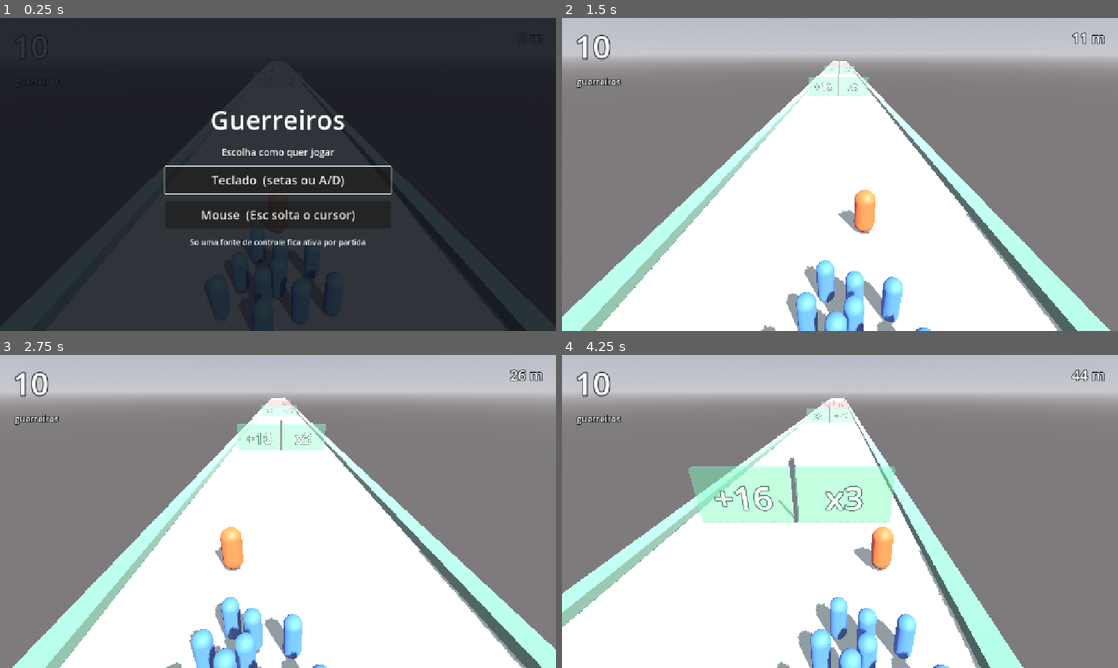
Above: before the commit, frames 1-4 (two rows, left to right).
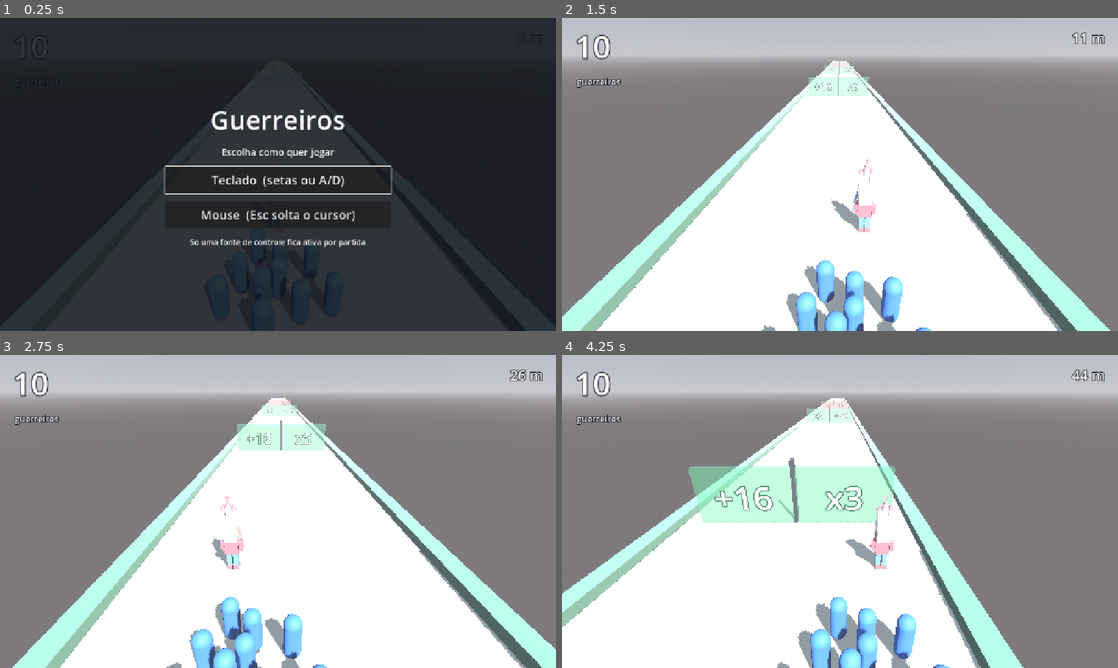
Above: after the commit, the same moments.

Repository: 3runorocha/COMP381-Projeto
Game: Godot game, scene res://scenes/Main.tscn
The game is run twice, just before and just after one commit, with the same random seed, the same clock (stepped at 60 frames per second) and the same inputs.
Inputs (mouse positions are in pixels of both pictures, inside the frame that each line leads up to):
- Up to frame 1 (0.25 s): no input
- Up to frame 2 (1.5 s): click "Teclado (setas ou A/D)" at 0.5 s; tap Enter (ui_accept) at 1.25 s; move the mouse to (962, 158) at 1.27 s; hold Right (mover_direita) from 1.28 s (still down); click (962, 158) at 1.42 s
- Up to frame 3 (2.75 s): tap Enter (ui_accept) at 1.52, 2.27 s; move the mouse to (166, 527) at 2.02 s; release Right (mover_direita) at 2.03 s; hold Left (mover_esquerda) from 2.03 s (still down)
- Up to frame 4 (4.25 s): move the mouse to (895, 442) at 2.77 s; release Left (mover_esquerda) at 2.78 s; hold Right (mover_direita) from 2.78 s (still down); move the mouse to (812, 574) at 3.52 s; click (812, 574) at 3.67 s; tap Enter (ui_accept) at 3.77 s

The runs differ from the first frame. In frame 1, less than 0.1% of the frame differs, in the area x 48-52%, y 56-68%; in frame 2, 0.6%; in frame 3, 0.6%; in frame 4, 0.7%, in the area x 51-60%, y 45-69%.

Commit message:
Fitas com folga e balanco, e o mestre entra no lugar da capsula
As fitas ganham folga entre si e saem do Blender como objetos SEPARADOS,
com o pivo no topo. Numa malha unica nao haveria o que animar, e girar a
partir do meio faria a ponta de cima furar o capacete.

O balanco soma tres coisas, cada uma respondendo a algo diferente: um vai e
vem constante para nunca ficarem congeladas, uma inclinacao para tras que
cresce com a velocidade, e um empurrao lateral contrario ao desvio do
jogador, que e o que liga a animacao ao controle.

O mestre substitui a capsula no Player. A capsula de COLISAO continua a
mesma: o modelo so desce 0.9 para assentar os pes nela.

Um bug pego pelo teste: player_path estava em "../..", mas o script vive no
no Mestre, filho direto do Player. Apontava para o Main, que nao tem
velocidade, e caia no padrao de 12, entao a inclinacao ficava travada em 8
graus mesmo a 192 de velocidade.

Verificado: 6 fitas encontradas, pivo no topo, inclinacao indo de 8 a 30
graus com a velocidade, balanco lateral ativo e fitas fora de fase.

Co-Authored-By: Claude Opus 5 <noreply@anthropic.com>

Diff:
--- a/scenes/jogador/Player.tscn
+++ b/scenes/jogador/Player.tscn
@@ -1,6 +1,8 @@
-[gd_scene load_steps=5 format=3]
+[gd_scene load_steps=6 format=3]
 
 [ext_resource type="Script" path="res://scripts/jogador/player_controller.gd" id="1_ctrl"]
+[ext_resource type="PackedScene" path="res://assets/mestre_blockout.glb" id="2_mestre"]
+[ext_resource type="Script" path="res://scripts/jogador/fitas_balanco.gd" id="3_fitas"]
 
 [sub_resource type="CapsuleShape3D" id="Shape_lider"]
 radius = 0.4
@@ -22,6 +24,6 @@
 [node name="Colisao" type="CollisionShape3D" parent="."]
 shape = SubResource("Shape_lider")
 
-[node name="Malha" type="MeshInstance3D" parent="."]
-mesh = SubResource("Mesh_lider")
-material_override = SubResource("Mat_lider")
+[node name="Mestre" parent="." instance=ExtResource("2_mestre")]
+transform = Transform3D(1, 0, 0, 0, 1, 0, 0, 0, 1, 0, -0.9, 0)
+script = ExtResource("3_fitas")
--- /dev/null
+++ b/scripts/jogador/fitas_balanco.gd
@@ -0,0 +1,63 @@
+extends Node3D
+## Balanco das fitas do capacete.
+##
+## As fitas sao nos separados no modelo, com o pivo no topo, onde encostam no
+## capacete. Girar a partir do topo e o que faz a ponta de cima ficar presa e
+## so a de baixo se mexer, como fita de verdade.
+##
+## O movimento tem tres partes somadas, e cada uma responde a uma coisa
+## diferente:
+##   1. um vai e vem constante, para elas nunca ficarem congeladas;
+##   2. uma inclinacao para tras que cresce com a velocidade, porque a corrida
+##      nao tem teto e a 200 por hora fita nao fica na vertical;
+##   3. um empurrao lateral contrario ao desvio do jogador, que e o que liga a
+##      animacao ao que ele acabou de fazer no controle.
+
+@export var player_path: NodePath = ^".."
+## Amplitude do vai e vem parado, em graus.
+@export var balanco_graus: float = 6.0
+## Quantas oscilacoes por segundo.
+@export var frequencia: float = 3.2
+## Quanto as fitas deitam para tras na velocidade de referencia.
+@export var inclinacao_graus: float = 30.0
+## Velocidade em que a inclinacao chega ao maximo.
+@export var velocidade_referencia: float = 45.0
+## Quanto elas jogam para o lado quando o jogador desvia.
+@export var reacao_lateral_graus: float = 18.0
+
+var _fitas: Array[Node3D] = []
+var _player: Node = null
+var _t: float = 0.0
+
+
+func _ready() -> void:
+    _player = get_node_or_null(player_path)
+    _coletar(self)
+    if _fitas.is_empty():
+        push_warning("fitas_balanco: nenhuma fita encontrada sob %s." % name)
+
+
+func _process(delta: float) -> void:
+    _t += delta
+
+    var velocidade := Comum.velocidade(_player)
+    var deitar := -deg_to_rad(inclinacao_graus) * clampf(velocidade / velocidade_referencia, 0.0, 1.0)
+
+    var lateral := 0.0
+    if _player != null and "velocity" in _player:
+        lateral = -deg_to_rad(reacao_lateral_graus) * clampf(_player.velocity.x / 10.0, -1.0, 1.0)
+
+    for i in _fitas.size():
+        # Fase diferente por fita: em fase, as seis viram uma placa so.
+        var fase := float(i) * 0.7
+        var vaivem := deg_to_rad(balanco_graus) * sin(_t * frequencia + fase)
+        _fitas[i].rotation = Vector3(deitar, 0.0, vaivem + lateral)
+
+
+## Procura recursivamente, porque a hierarquia de um glTF importado depende de
+## como o exportador agrupou os objetos, e isso muda sem aviso.
+func _coletar(no: Node) -> void:
+    for filho in no.get_children():
+        if filho is Node3D and filho.name.begins_with("fita"):
+            _fitas.append(filho)
+        _coletar(filho)
Binary file changed: assets/mestre_blockout.glb
Not shown, added: scripts/jogador/fitas_balanco.gd.uid
Not shown, changed: assets/mestre_blockout.blend
Not shown, changed: tools/blockout_mestre.py
